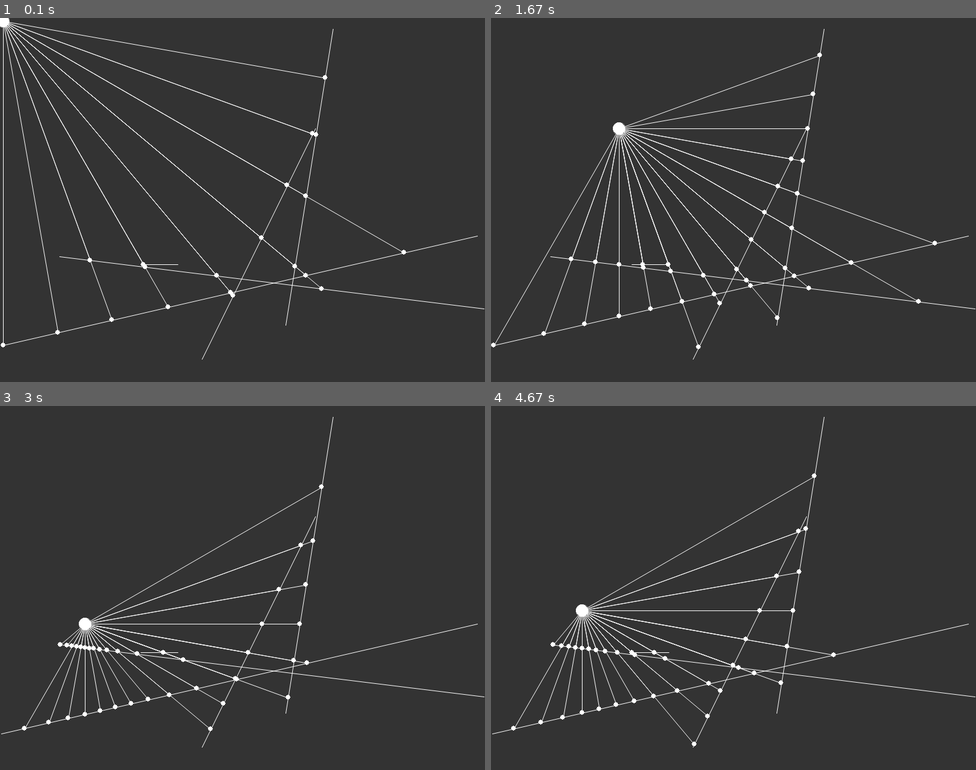
Above: before the commit, frames 1-4 (two rows, left to right).
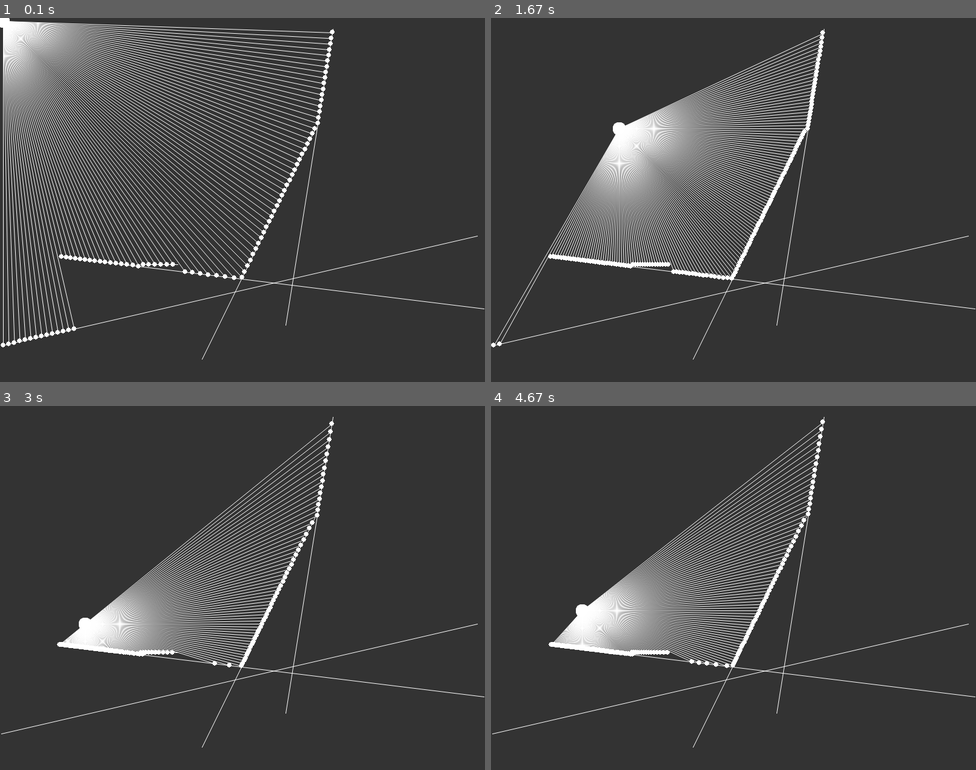
Above: after the commit, the same moments.

Repository: DHameete/pygames
Game: pygame game, started from 05_Raycasting/main.py
Same seed, same stepped clock (60 frames per second), same inputs: the game is played once before the commit and once after it.
Inputs (mouse positions are in pixels of both pictures, inside the frame that each line leads up to):
- Up to frame 1 (0.1 s): no input
- Up to frame 2 (1.67 s): click (733, 200) at 0.38 s; click (782, 280) at 0.72 s; click (912, 327) at 1.05 s; click (617, 127) at 1.38 s
- Up to frame 3 (3 s): click (242, 631) at 1.72 s; click (174, 511) at 2.05 s; click (412, 682) at 2.38 s; click (87, 624) at 2.72 s
- Up to frame 4 (4.67 s): click (592, 518) at 3.05 s; click (617, 653) at 3.38 s; click (908, 671) at 3.72 s; click (588, 722) at 4.05 s; click (583, 609) at 4.38 s

The runs differ from the first frame. In frame 1, 14% of the frame differs, in the area x 0-84%, y 0-91%; in frame 2, 12%; in frame 3, 7.4%; in frame 4, 8.2%.

Commit message:
look to closest wall only

Diff:
--- a/05_Raycasting/main.py
+++ b/05_Raycasting/main.py
@@ -62,7 +62,7 @@
         self.pos = pygame.math.Vector2(width/2, height/2)
         self.rays = []
 
-        for angle in range(0, 360, 10):
+        for angle in range(0, 360, 1):
             self.rays.append(Ray(self.pos, angle))
 
     def show(self, surface):
@@ -70,12 +70,20 @@
         for ray in self.rays:
             ray.show(surface)
 
-    def look(self, wall, surface):
+    def look(self, walls, surface):
         for ray in self.rays:
-            pt = ray.cast(wall)
-            if(pt):
-                pygame.draw.aaline(surface, WHITE, self.pos, pt)
-                pygame.draw.circle(surface, WHITE, pt, 4)
+            closest = None
+            record = math.inf
+            for wall in walls:
+                pt = ray.cast(wall)
+                if(pt):
+                    d = self.pos.distance_to(pt)
+                    if(d < record):
+                        record = d
+                        closest = pt
+            if closest:
+                pygame.draw.aaline(surface, WHITE, self.pos, closest)
+                pygame.draw.circle(surface, WHITE, closest, 4)
 
     def update(self, x, y):
         self.pos.update(x, y)
@@ -112,10 +120,10 @@
         (mouseX, mouseY) = pygame.mouse.get_pos()
         particle.update(mouseX, mouseY)
         particle.show(displaysurface)
+        particle.look(walls, displaysurface)
 
         for wall in walls:
             wall.show(displaysurface)
-            particle.look(wall, displaysurface)
 
         pygame.display.update()
 
